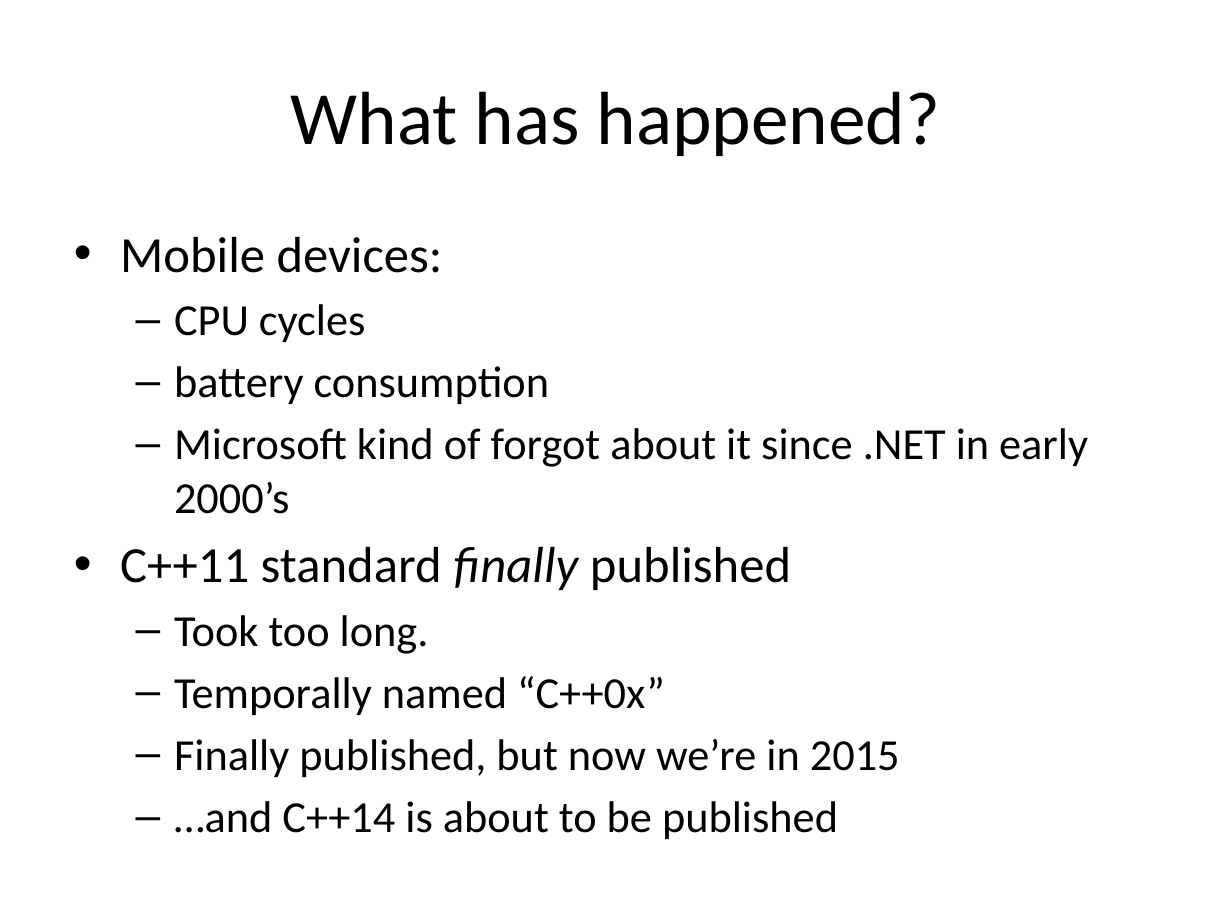
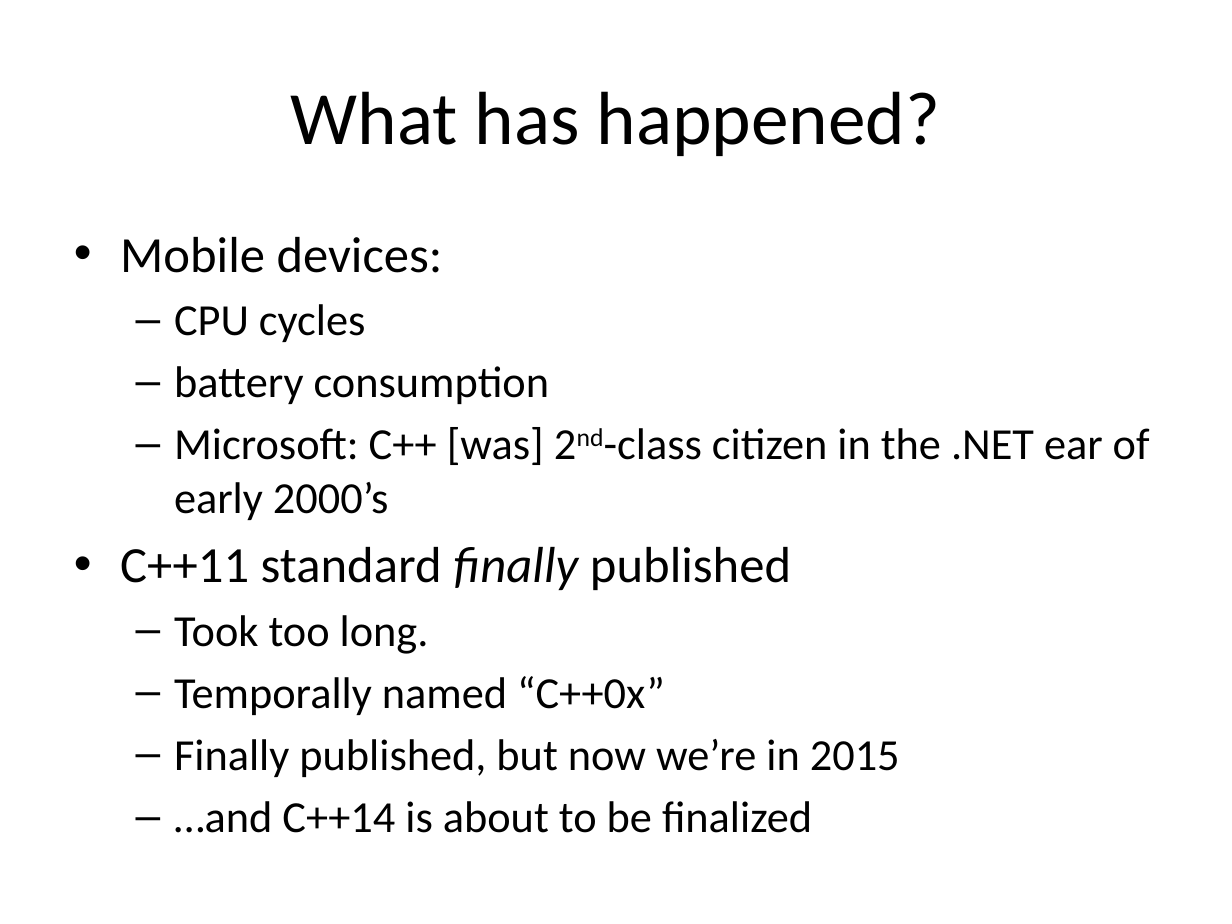
Before and after one commit to fellmad/FunWithCpp11, a slide deck: slide 7 of doc/Fun_with_C++11.pptx (slide 6 before the commit). Drawn at 1232x924 pixels with LibreOffice and Linux fonts; fonts in the diff are those of the drawing. Boxes give left, top, right and bottom in pixels: in the first picture for what was removed or moved away, otherwise in the second. Text is boxed around its words. In the diff, an @@ line names an element or a change of style, - is before the commit and + after.

Commit message:
pptx

```diff
--- a/doc/Fun_with_C++11.pptx
+++ b/doc/Fun_with_C++11.pptx
@@ text at bbox=[174, 427, 1150, 520]: text changed @@
-  – Microsoft kind of forgot about it since .NET in early 2000’s
+  – Microsoft: C++ [was] 2nd-class citizen in the .NET ear of early 2000’s
@@ text at bbox=[174, 801, 812, 833]: text changed @@
-  – …and C++14 is about to be published
+  – …and C++14 is about to be finalized
```
Also in this commit, not shown: 12 other slides changed, 3 slides added, 1 slide removed.
